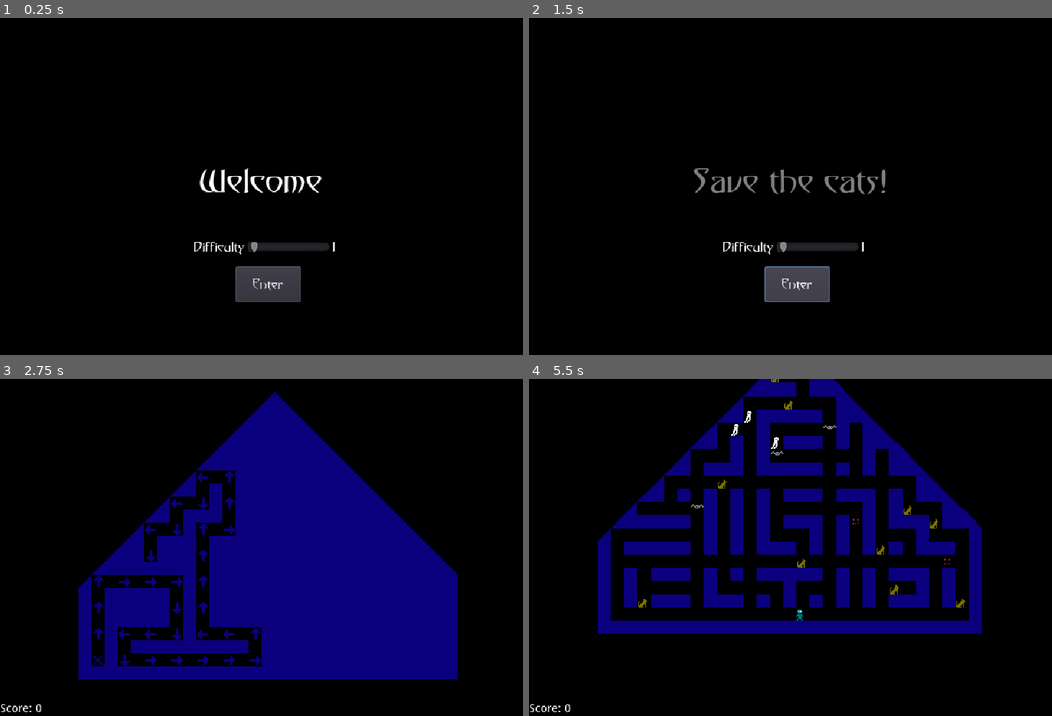
Above: before the commit, frames 1-4 (two rows, left to right).
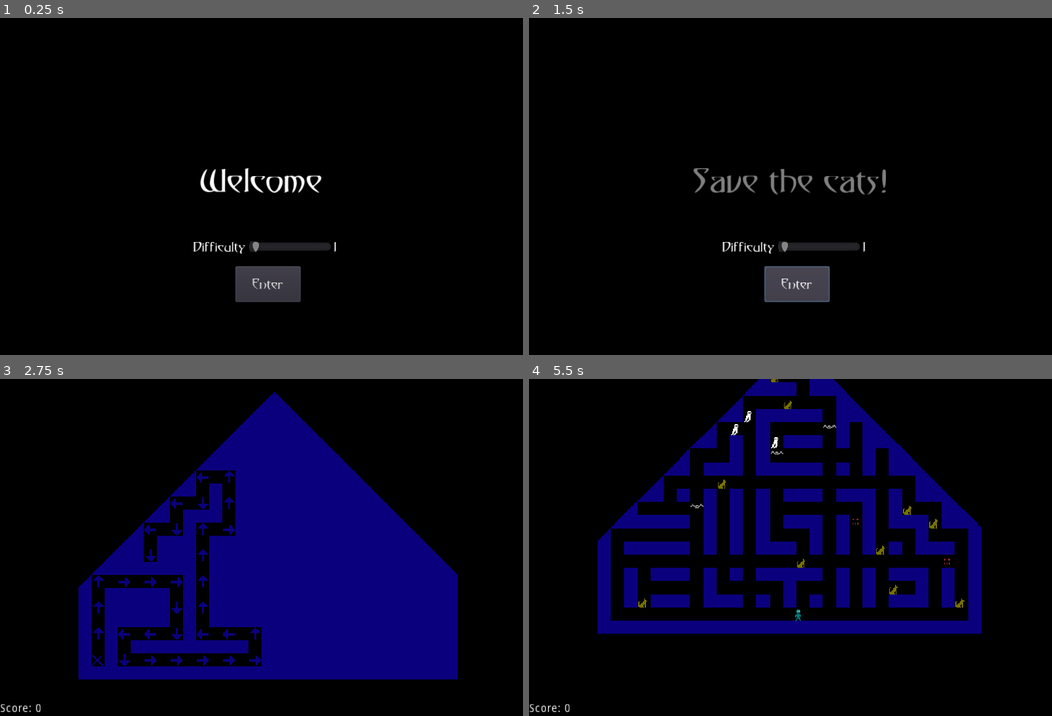
Above: after the commit, the same moments.

Repository: AkhRani/HauntedMansion
Game: Godot game, scene res://TitleScreen.tscn
Same seed, same stepped clock (60 frames per second), same inputs: the game is played once before the commit and once after it.
Inputs:
- Up to frame 1 (0.25 s): no input
- Up to frame 2 (1.5 s): click "Enter" at 0.5 s; click "Enter" at 1.25 s
- Up to frame 3 (2.75 s): hold Right (ui_right) from 2.03 s (still down)
- Up to frame 4 (5.5 s): release Right (ui_right) at 2.78 s; hold Down (ui_down) 2.78-3.53 s; hold Right (ui_right) 3.53-4.28 s; hold Up (ui_up) 4.28-5.03 s; hold Left (ui_left) from 5.03 s (still down)

The runs differ from the first frame. In frame 1, 0.6% of the frame differs, in the area x 37-65%, y 44-85%; in frame 2, 0.6%; in frame 3, 0.3%; in frame 4, 0.9%, in the area x 0-87%, y 0-99%.

Commit message:
Reduce jank and add time pressure
Get rid of frame drop when starting to move from a new cell
Improve layout of score / difficulty
Score now decrements every 5 seconds

Diff:
--- a/DeathScreen.tscn
+++ b/DeathScreen.tscn
@@ -28,41 +28,56 @@
 custom_fonts/font = ExtResource( 3 )
 text = "Try Again"
 
-[node name="HBoxContainer" type="HBoxContainer" parent="."]
-margin_left = 192.0
-margin_top = 272.0
-margin_right = 496.0
-margin_bottom = 288.0
+[node name="VBoxContainer" type="VBoxContainer" parent="."]
+margin_left = 243.086
+margin_top = 244.882
+margin_right = 416.086
+margin_bottom = 284.882
+__meta__ = {
+"_edit_use_anchors_": false
+}
 
-[node name="ScoreLabel" type="Label" parent="HBoxContainer"]
-margin_top = 1.0
+[node name="HBoxContainer" type="HBoxContainer" parent="VBoxContainer"]
+margin_right = 173.0
+margin_bottom = 14.0
+__meta__ = {
+"_edit_use_anchors_": false
+}
+
+[node name="ScoreLabel" type="Label" parent="VBoxContainer/HBoxContainer"]
 margin_right = 76.0
-margin_bottom = 15.0
+margin_bottom = 14.0
 custom_fonts/font = ExtResource( 3 )
 text = "Final Score"
 valign = 1
 
-[node name="Score" type="Label" parent="HBoxContainer"]
+[node name="Score" type="Label" parent="VBoxContainer/HBoxContainer"]
 margin_left = 80.0
-margin_top = 1.0
 margin_right = 113.0
-margin_bottom = 15.0
+margin_bottom = 14.0
 custom_fonts/font = ExtResource( 3 )
 text = "000"
 valign = 1
 
-[node name="DifficultyLabel" type="Label" parent="HBoxContainer"]
-margin_left = 117.0
+[node name="HBoxContainer2" type="HBoxContainer" parent="VBoxContainer"]
+margin_top = 18.0
+margin_right = 173.0
+margin_bottom = 34.0
+__meta__ = {
+"_edit_use_anchors_": false
+}
+
+[node name="DifficultyLabel" type="Label" parent="VBoxContainer/HBoxContainer2"]
 margin_top = 1.0
-margin_right = 179.0
+margin_right = 62.0
 margin_bottom = 15.0
 custom_fonts/font = ExtResource( 3 )
 text = "Difficulty"
 valign = 1
 
-[node name="HSlider" type="HSlider" parent="HBoxContainer"]
-margin_left = 183.0
-margin_right = 283.0
+[node name="HSlider" type="HSlider" parent="VBoxContainer/HBoxContainer2"]
+margin_left = 66.0
+margin_right = 166.0
 margin_bottom = 16.0
 rect_min_size = Vector2( 100, 0 )
 min_value = 1.0
@@ -70,12 +85,12 @@
 value = 1.0
 ticks_on_borders = true
 
-[node name="Difficulty" type="Label" parent="HBoxContainer"]
-margin_left = 287.0
+[node name="Difficulty" type="Label" parent="VBoxContainer/HBoxContainer2"]
+margin_left = 170.0
 margin_top = 1.0
-margin_right = 290.0
+margin_right = 173.0
 margin_bottom = 15.0
 custom_fonts/font = ExtResource( 3 )
 text = "1"
 [connection signal="pressed" from="Button" to="." method="_on_Button_pressed"]
-[connection signal="value_changed" from="HBoxContainer/HSlider" to="." method="_on_HSlider_value_changed"]
+[connection signal="value_changed" from="VBoxContainer/HBoxContainer2/HSlider" to="." method="_on_HSlider_value_changed"]
--- a/MansionMap.gd
+++ b/MansionMap.gd
@@ -48,6 +48,7 @@
 var state : int = STATE.GENERATE
 var cats_saved: int = 0
 var gen_timer
+var score_timer
 var gen_pos: Vector2
 
 var PlayerScene = preload("res://Player.tscn")
@@ -137,6 +138,11 @@
     remove_child(gen_timer)
     place_all_items()
     state = STATE.PLAY
+    # Start timer to decrement score every N seconds
+    score_timer = Timer.new()
+    score_timer.connect("timeout", self, "do_decrement_score")
+    add_child(score_timer)
+    score_timer.start(5.0)
 
 func pick_up_cat(target_cell):
     up_sound.play()
@@ -157,6 +163,9 @@
     global.score += SCORE_PER_CAT
     player.drop_cat()
     emit_signal("cat_saved")
+
+func do_decrement_score():
+    global.score -= 1
 
 # Overrides
 
--- a/Player.gd
+++ b/Player.gd
@@ -46,7 +46,11 @@
     if position == target and dir != Vector2():
         start = position
         try_target = position + dir * GRID_SIZE
-        dt = 0
+        # If we don't adjust position here, we stop moving for a frame or two
+        # when we hit the target position.  Doing it this way we will instead
+        # get a "bump" frame
+        dt = delta * speed
+        position = start.linear_interpolate(try_target, dt)
     elif position != target:
         dt += delta * speed
         if dt > 1:
--- a/VictoryScreen.tscn
+++ b/VictoryScreen.tscn
@@ -64,42 +64,52 @@
 custom_fonts/font = ExtResource( 3 )
 text = "Continue"
 
-[node name="HBoxContainer" type="HBoxContainer" parent="."]
-margin_left = 237.0
-margin_top = 352.0
-margin_right = 480.0
-margin_bottom = 368.0
+[node name="VBoxContainer" type="VBoxContainer" parent="."]
+margin_left = 275.689
+margin_top = 336.37
+margin_right = 382.689
+margin_bottom = 376.37
+__meta__ = {
+"_edit_use_anchors_": false
+}
 
-[node name="ScoreLabel" type="Label" parent="HBoxContainer"]
-margin_top = 1.0
+[node name="HBoxContainer" type="HBoxContainer" parent="VBoxContainer"]
+margin_right = 107.0
+margin_bottom = 14.0
+
+[node name="ScoreLabel" type="Label" parent="VBoxContainer/HBoxContainer"]
 margin_right = 100.0
-margin_bottom = 15.0
+margin_bottom = 14.0
 custom_fonts/font = ExtResource( 3 )
 text = "Current Score:"
 valign = 1
 
-[node name="Score" type="Label" parent="HBoxContainer"]
+[node name="Score" type="Label" parent="VBoxContainer/HBoxContainer"]
 margin_left = 104.0
-margin_top = 1.0
 margin_right = 107.0
-margin_bottom = 15.0
+margin_bottom = 14.0
 custom_fonts/font = ExtResource( 3 )
 text = "1"
 
-[node name="DifficultyLabel" type="Label" parent="HBoxContainer"]
-margin_left = 111.0
-margin_top = 1.0
-margin_right = 173.0
-margin_bottom = 15.0
+[node name="HBoxContainer2" type="HBoxContainer" parent="VBoxContainer"]
+margin_top = 18.0
+margin_right = 107.0
+margin_bottom = 32.0
+__meta__ = {
+"_edit_use_anchors_": false
+}
+
+[node name="DifficultyLabel" type="Label" parent="VBoxContainer/HBoxContainer2"]
+margin_right = 62.0
+margin_bottom = 14.0
 custom_fonts/font = ExtResource( 3 )
 text = "Difficulty"
 valign = 1
 
-[node name="Difficulty" type="Label" parent="HBoxContainer"]
-margin_left = 177.0
-margin_top = 1.0
-margin_right = 180.0
-margin_bottom = 15.0
+[node name="Difficulty" type="Label" parent="VBoxContainer/HBoxContainer2"]
+margin_left = 66.0
+margin_right = 69.0
+margin_bottom = 14.0
 custom_fonts/font = ExtResource( 3 )
 text = "1"
 [connection signal="pressed" from="Button" to="." method="_on_Button_pressed"]
--- a/mansion_tileset.tres
+++ b/mansion_tileset.tres
@@ -24,9 +24,15 @@
 0/autotile/spacing = 0
 0/autotile/occluder_map = [  ]
 0/autotile/navpoly_map = [  ]
+0/autotile/priority_map = [  ]
 0/autotile/z_index_map = [  ]
 0/occluder_offset = Vector2( 0, 0 )
 0/navigation_offset = Vector2( 0, 0 )
+0/shape_offset = Vector2( 0, 0 )
+0/shape_transform = Transform2D( 1, 0, 0, 1, 0, 0 )
+0/shape = SubResource( 1 )
+0/shape_one_way = false
+0/shape_one_way_margin = 1.0
 0/shapes = [ {
 "autotile_coord": Vector2( 0, 0 ),
 "one_way": false,
@@ -55,6 +61,10 @@
 1/tile_mode = 0
 1/occluder_offset = Vector2( 0, 0 )
 1/navigation_offset = Vector2( 0, 0 )
+1/shape_offset = Vector2( 0, 0 )
+1/shape_transform = Transform2D( 1, 0, 0, 1, 0, 0 )
+1/shape_one_way = false
+1/shape_one_way_margin = 0.0
 1/shapes = [  ]
 1/z_index = 0
 2/name = "MansionSprites.png 2"
@@ -65,6 +75,10 @@
 2/tile_mode = 0
 2/occluder_offset = Vector2( 0, 0 )
 2/navigation_offset = Vector2( 0, 0 )
+2/shape_offset = Vector2( 0, 0 )
+2/shape_transform = Transform2D( 1, 0, 0, 1, 0, 0 )
+2/shape_one_way = false
+2/shape_one_way_margin = 0.0
 2/shapes = [  ]
 2/z_index = 0
 3/name = "MansionSprites.png 3"
@@ -75,5 +89,9 @@
 3/tile_mode = 0
 3/occluder_offset = Vector2( 0, 0 )
 3/navigation_offset = Vector2( 0, 0 )
+3/shape_offset = Vector2( 0, 0 )
+3/shape_transform = Transform2D( 1, 0, 0, 1, 0, 0 )
+3/shape_one_way = false
+3/shape_one_way_margin = 0.0
 3/shapes = [  ]
 3/z_index = 0
--- a/project.godot
+++ b/project.godot
@@ -32,7 +32,7 @@
 
 window/size/width=1280
 window/size/height=960
-window/stretch/mode="viewport"
+window/stretch/mode="2d"
 window/stretch/aspect="keep"
 window/stretch/shrink=2.0
 
@@ -70,9 +70,8 @@
 [rendering]
 
 quality/driver/driver_name="GLES2"
-quality/2d/gles2_use_nvidia_rect_flicker_workaround=true
-quality/2d/use_pixel_snap=true
 vram_compression/import_etc=true
 vram_compression/import_etc2=false
 environment/default_clear_color=Color( 0, 0, 0, 1 )
 environment/default_environment="res://default_env.tres"
+quality/2d/gles2_use_nvidia_rect_flicker_workaround=true
